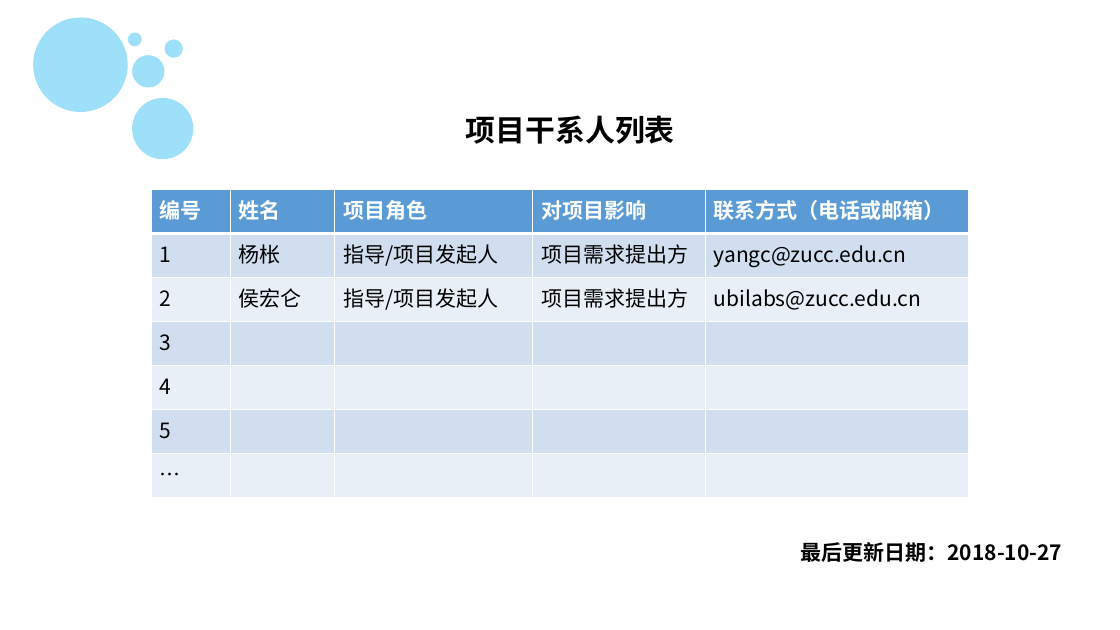
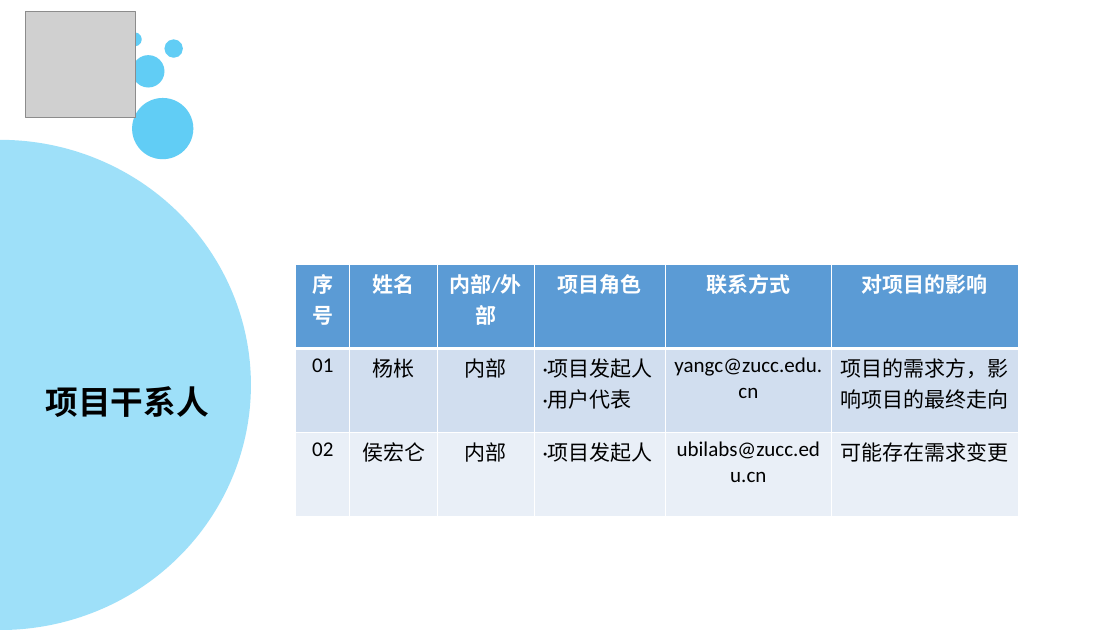
Before and after one commit to PRD2018-G13/PRD2018-G13-TeamProject, a slide deck: slide 7 of PRD2018-G13组项目/软件工程系列课程教学辅助网站/受控文档/分析设计/PRD2018-G13-项目里程碑.pptx (slide 6 before the commit). Drawn at 1120x630 pixels with LibreOffice and Linux fonts; fonts in the diff are those of the drawing; grey boxes stand for pictures; background and template pictures are left out. Boxes give left, top, right and bottom in pixels: in the first picture for what was removed or moved away, otherwise in the second. Text is boxed around its words. In the diff, an @@ line names an element or a change of style, - is before the commit and + after.

```diff
--- a/PRD2018-G13组项目/软件工程系列课程教学辅助网站/受控文档/分析设计/PRD2018-G13-项目里程碑.pptx
+++ b/PRD2018-G13组项目/软件工程系列课程教学辅助网站/受控文档/分析设计/PRD2018-G13-项目里程碑.pptx
@@ group added at (25,11,193,160): 3 ellipses, 1 picture @@
@@ ellipse: place and size @@
-ellipse at (34,18,128,112)
+ellipse at (132,55,165,88)
@@ pie slice (boxed as its full ellipse) added at (0,139,250,630), fill #00B0F0 at 38% opacity @@
@@ table at (296,265,1020,492) @@
-编号 | 姓名 | 项目角色 | 对项目影响 | 联系方式（电话或邮箱）
-1 | 杨枨 | 指导/项目发起人 | 项目需求提出方 | yangc@zucc.edu.cn
-2 | 侯宏仑 | 指导/项目发起人 | 项目需求提出方 | ubilabs@zucc.edu.cn
-3 |  |  |  | 
-4 |  |  |  | 
-5 |  |  |  | 
-… |  |  |  | 
+序号 | 姓名 | 内部/外部 | 项目角色 | 联系方式 | 对项目的影响
+01 | 杨枨 | 内部 | ·项目发起人 / ·用户代表 | yangc@zucc.edu.cn | 项目的需求方，影响项目的最终走向
+02 | 侯宏仑 | 内部 | ·项目发起人 | ubilabs@zucc.edu.cn | 可能存在需求变更
@@ table: place and size @@
-table at (151,190,969,498)
+table at (296,265,1020,492)
@@ text at (46,386,209,417): text changed; size 32 to 28 pt; font Noto Sans CJK SC to Calibri @@
-项目干系人列表
+项目干系人
@@ text removed at (801,542,1063,562) @@
-最后更新日期：2018-10-27
```
Also in this commit, not shown: 18 other slides changed, 59 slides added, 57 slides removed.
